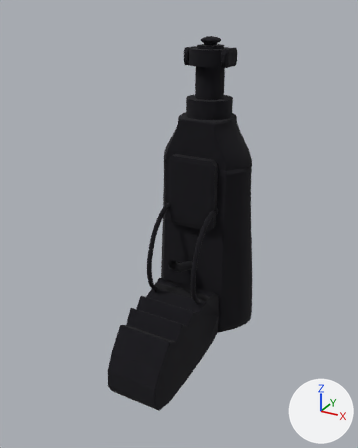
What one commit did to the FBX model Assets/Models/CyberPulsePistolView.fbx.
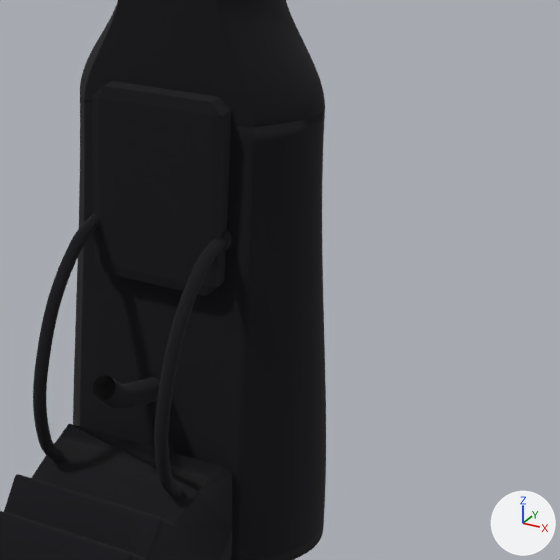
The first picture shows the older version from a camera (50 mm lens) standing at (0.509, -1.023, 0.586) and looking at (-0.002, -0.094, 0.122). The close-ups show the older and then the newer version on the part from 38% to 94% of the width and 28% to 73% of the height of that picture. Only the edits that show in the close-ups are written down. The lights are fixed; the arrows at lower right show +X, +Y and +Z. Where no turn or scale is listed for an object, it has been applied to the vertices.

In view in the first close-up: 'CPP_curved trigger', 'CPP_front squared compensator', 'CPP_integrated contoured grip body', 'CPP_left trigger guard', 'CPP_main angular receiver', 'CPP_right trigger guard', 'CPP_underbarrel accessory rail' and 2 more.
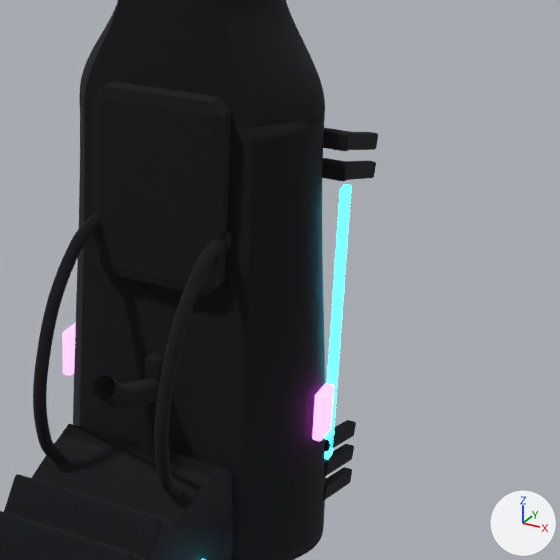
Diff of the bpy script that builds the scene:
```diff
--- a/Assets/Models/CyberPulsePistolView.fbx.py
+++ b/Assets/Models/CyberPulsePistolView.fbx.py
@@ ob_cpp_rear_slide_serrations @@
+ob_cpp_rear_slide_serrations = bpy.data.objects.new('CPP_rear slide serrations', me_cpp_rear_slide_serrations_001)  # 336 vertices, 324 faces; spans x -0.133..0.133, y 0.065..0.146, z -0.17..-0.08; in mat_synthwave_universal_matte_black (black #05030d)
+ob_cpp_rear_slide_serrations.location = (0.0, 0.0, 0.0)
@@ ob_cpp_front_slide_serrations @@
+ob_cpp_front_slide_serrations = bpy.data.objects.new('CPP_front slide serrations', me_cpp_front_slide_serrations_001)  # 224 vertices, 216 faces; spans x -0.133..0.133, y 0.065..0.146, z 0.158..0.221; in mat_synthwave_universal_matte_black (black #05030d)
+ob_cpp_front_slide_serrations.location = (0.0, 0.0, 0.0)
@@ ob_cpp_magenta_status_chips @@
+ob_cpp_magenta_status_chips = bpy.data.objects.new('CPP_magenta status chips', me_cpp_magenta_status_chips_001)  # 112 vertices, 108 faces; spans x -0.139..0.139, y 0.029..0.057, z -0.063..-0.016; in mat_synthwave_magenta_emission (pink #a038a4, glowing pink #ff6fff)
+ob_cpp_magenta_status_chips.location = (0.0, 0.0, 0.0)
@@ ob_cpp_front_serration_mount_lugs @@
+ob_cpp_front_serration_mount_lugs = bpy.data.objects.new('CPP_front serration mount lugs', me_cpp_front_serration_mount_lugs_001)  # 224 vertices, 216 faces; spans x -0.133..0.133, y 0.06..0.072, z 0.179..0.222; in mat_synthwave_universal_matte_black (black #05030d)
+ob_cpp_front_serration_mount_lugs.location = (0.0, 0.0, 0.0)
@@ ob_cpp_cyan_slide_energy_strips @@
+ob_cpp_cyan_slide_energy_strips = bpy.data.objects.new('CPP_cyan slide energy strips', me_cpp_cyan_slide_energy_strips_001)  # 112 vertices, 108 faces; spans x -0.133..0.133, y 0.068..0.08, z -0.104..0.171; in mat_synthwave_cyan_emission (cyan #27a0b3, glowing cyan #3fffff)
+ob_cpp_cyan_slide_energy_strips.location = (0.0, 0.0, 0.0)
```

Changed parts and their boxes (x1, y1, x2, y2) in the close-ups (560 x 560 px):
'CPP_cyan slide energy strips', added (cyan): after (325, 184, 351, 459)
'CPP_rear slide serrations', added (black): after (323, 420, 356, 500)
'CPP_magenta status chips', added: after (62, 323, 334, 441)
'CPP_front serration mount lugs', added: after (79, 94, 352, 182)
'CPP_front slide serrations', added (black): after (346, 132, 378, 180)
